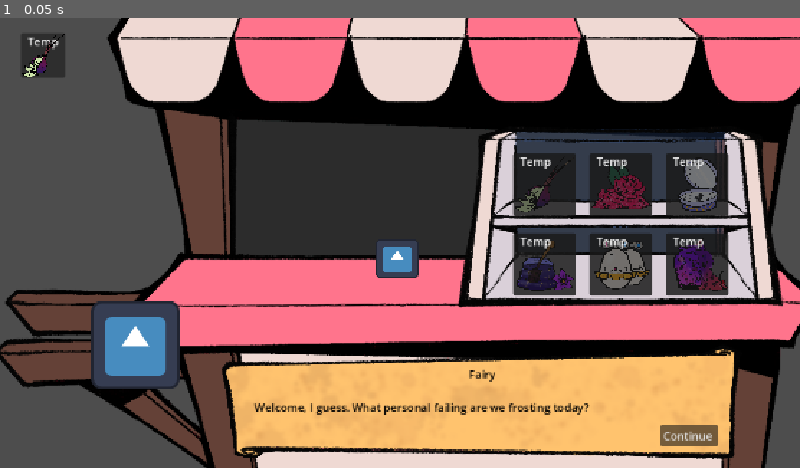
Above: before the commit, frame 1.
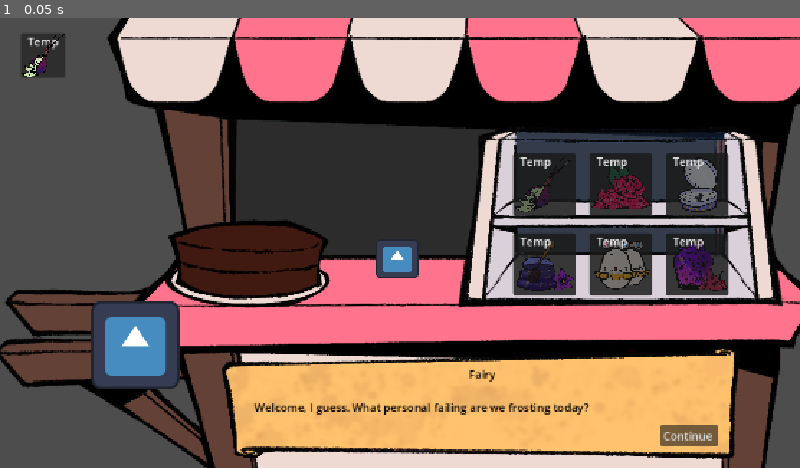
Above: after the commit, the same moment.

Repository: Pufikas/gamejam99
Game: Godot game, scene res://scenes/bakery.tscn
Two runs of this game, one before a commit and one after it. Both use one fixed random seed, a clock stepped at 60 frames per second and the inputs below. The engine's default icon, where the game draws it, is replaced by a stand-in: a white triangle on a blue panel in a dark square.
Inputs:
- Up to frame 1 (0.05 s): no input

The runs differ from the first frame. In frame 1, 3.3% of the frame differs, in the area x 20-42%, y 45-65%.
Error in both runs: Invalid access to property or key 'pressed' on a base object of type 'null instance'. (res://scripts/dialogue_panel.gd:10)

Commit message:
Added sprites to Cake scene, added Cake scene and plate to Bakery scene

Diff:
--- a/scenes/bakery.tscn
+++ b/scenes/bakery.tscn
@@ -4,6 +4,8 @@
 [ext_resource type="PackedScene" uid="uid://cfsrfy7efauky" path="res://scenes/fairy.tscn" id="2_hpt4t"]
 [ext_resource type="Texture2D" uid="uid://c6sg7j5l3gom" path="res://assets/cart/fairy baker cart.png" id="2_roruw"]
 [ext_resource type="PackedScene" uid="uid://cvxptm2lddksj" path="res://components/customer.tscn" id="3_d2ae8"]
+[ext_resource type="Texture2D" uid="uid://byhuu0ganen8r" path="res://assets/cart/plate.png" id="3_i37qs"]
+[ext_resource type="PackedScene" uid="uid://8epr18tyo8wa" path="res://scenes/cake.tscn" id="4_dqu5t"]
 [ext_resource type="PackedScene" uid="uid://b776rbyhwhj4p" path="res://components/dialogue_panel.tscn" id="5_gfx47"]
 [ext_resource type="PackedScene" uid="uid://kydc2nxl6u3x" path="res://components/ingredient.tscn" id="5_roruw"]
 [ext_resource type="Script" uid="uid://dtphnt6tr0aoa" path="res://scripts/dialogue_manager.gd" id="6_d2ae8"]
@@ -16,6 +18,12 @@
 [node name="Stall" type="Sprite2D" parent="." unique_id=4041187]
 position = Vector2(550, 324)
 texture = ExtResource("2_roruw")
+
+[node name="Plate" type="Sprite2D" parent="Stall" unique_id=1323940219]
+position = Vector2(-192, -15)
+texture = ExtResource("3_i37qs")
+
+[node name="Cake" parent="Stall/Plate" unique_id=540244130 instance=ExtResource("4_dqu5t")]
 
 [node name="Customer" parent="." unique_id=54226093 instance=ExtResource("3_d2ae8")]
 position = Vector2(195, 471)
--- a/scenes/cake.tscn
+++ b/scenes/cake.tscn
@@ -1,3 +1,38 @@
 [gd_scene format=3 uid="uid://8epr18tyo8wa"]
 
+[ext_resource type="Texture2D" uid="uid://b2o2tim3yqo78" path="res://assets/cakes/cake base.png" id="1_hrrm1"]
+[ext_resource type="Texture2D" uid="uid://6ksaedft1kjn" path="res://assets/cakes/cake filling.png" id="2_msnv4"]
+[ext_resource type="Texture2D" uid="uid://c66leuxdrjbip" path="res://assets/cakes/cake glaze.png" id="3_pfbaa"]
+[ext_resource type="Texture2D" uid="uid://bo6l2yer7euc6" path="res://assets/cakes/cake honey.png" id="4_v8acl"]
+[ext_resource type="Texture2D" uid="uid://daqln1m87n2n5" path="res://assets/cakes/cake egg.png" id="5_tjbhj"]
+[ext_resource type="Texture2D" uid="uid://breqlujhpm8n3" path="res://assets/cakes/cake onion.png" id="6_2438w"]
+[ext_resource type="Texture2D" uid="uid://iwb455fbi6h4" path="res://assets/cakes/cake rose.png" id="7_k7jda"]
+
 [node name="Cake" type="Node2D" unique_id=540244130]
+
+[node name="CakeBase" type="Sprite2D" parent="." unique_id=1906006847]
+texture = ExtResource("1_hrrm1")
+
+[node name="Filling" type="Sprite2D" parent="." unique_id=613704313]
+visible = false
+texture = ExtResource("2_msnv4")
+
+[node name="Glaze" type="Sprite2D" parent="." unique_id=770823901]
+visible = false
+texture = ExtResource("3_pfbaa")
+
+[node name="Honey" type="Sprite2D" parent="." unique_id=210629148]
+visible = false
+texture = ExtResource("4_v8acl")
+
+[node name="Egg" type="Sprite2D" parent="." unique_id=1676110898]
+visible = false
+texture = ExtResource("5_tjbhj")
+
+[node name="Onion" type="Sprite2D" parent="." unique_id=1136685096]
+visible = false
+texture = ExtResource("6_2438w")
+
+[node name="Rose" type="Sprite2D" parent="." unique_id=311742856]
+visible = false
+texture = ExtResource("7_k7jda")
Binary file added: assets/cakes/cake base.png
Not shown, added: assets/cakes/cake base.png.import
Binary file added: assets/cakes/cake egg.png
Not shown, added: assets/cakes/cake egg.png.import
Binary file added: assets/cakes/cake filling.png
Not shown, added: assets/cakes/cake filling.png.import
Binary file added: assets/cakes/cake glaze.png
Not shown, added: assets/cakes/cake glaze.png.import
Binary file added: assets/cakes/cake honey.png
Not shown, added: assets/cakes/cake honey.png.import
Binary file added: assets/cakes/cake onion.png
Not shown, added: assets/cakes/cake onion.png.import
(and 4 more such lines)
